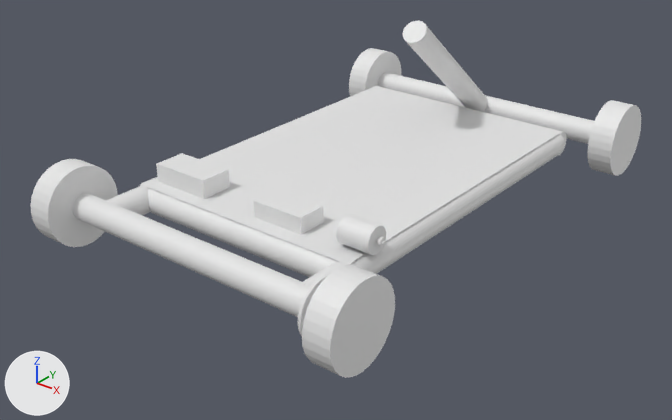
Renders of the Blender file gokart-plan.blend from each side of a commit.
Rendered twice from a 50 mm camera at (1.98, -2.77, 1.43) aimed at (-0.02, -0.26, -0.12). Arrows for +X, +Y and +Z are at lower left; the lights stay in place.
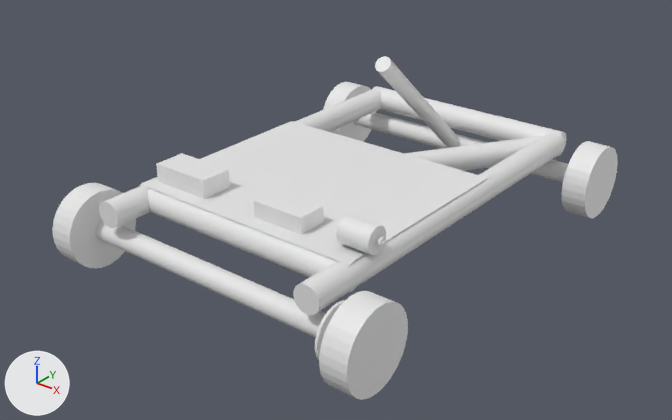
Where the newer file only moved an object's origin or applied its transform, the numbers keep the older frame.

Where the change shows, as pixel boxes (x1, y1, x2, y2) in the pictures (672 x 420 px):
'Plane', reshaped (18% narrower, 19% shorter): before (140, 86, 563, 265); after (140, 121, 487, 265)
'Cylinder.012', moved: before (302, 265, 395, 378); after (319, 291, 408, 400)
'Cylinder.010', moved, rescaled: before (72, 193, 310, 317); after (95, 220, 326, 338)
'Cylinder.005', moved: before (30, 159, 118, 247); after (52, 183, 136, 269)
'Cylinder.011', moved: before (587, 100, 641, 176); after (562, 141, 618, 218)
'Cylinder.007', moved, rescaled: before (378, 72, 595, 144); after (353, 112, 568, 182)
'Cylinder.006', reshaped: before (403, 21, 488, 112); after (375, 56, 459, 148)
'Cylinder.009', moved: before (349, 48, 401, 96); after (323, 82, 376, 142)
'Cylinder.013', moved: before (298, 275, 328, 336); after (315, 300, 345, 360)
'Cylinder.001', unchanged, uncovered by the edit: before (105, 185, 150, 216); after (99, 88, 382, 228)
'Cylinder.002', unchanged, uncovered by the edit: before (558, 132, 566, 156); after (373, 86, 566, 156)
'Cylinder.016', unchanged, uncovered by the edit: after (404, 136, 542, 171)

What the commit changed:
me_cylinder_006 has 64 vertices, 34 faces and spans x -1.0..2.25, y -1.0..1.17, z -0.3..1.0.
me_cylinder_006 is used by ob_cylinder_006; location (0.0, 0.378, 0.393); rotation (-3.176, 0.809, -1.571), in degrees (-182, 46, -90); scale (0.05, 0.05, 0.6).
me_cylinder_006 part 1: the whole mesh is multiplied about its middle by the matrix ((0.658, 0.0, 0.075), (0.0, 0.643, -0.006), (0.0, 0.0, 1.02)), then moved by (4.3, 0.03, -0.15).
me_plane_001 has 4 vertices, 1 face and spans x -0.53..0.5, y -1.25..1.0, z 0.0.
me_plane_001 is used by ob_plane; location (0.01, -0.024, 0.05); scale (0.923, 0.636, 1.0).
Part 2, on me_plane_001:
Vertex 2 of me_plane_001 moves from (-0.53, 1.0, 0.0) at pixel (376, 85) to (-0.53, 0.05, 0.0) at pixel (291, 120).
Vertex 3 of me_plane_001 moves from (0.5, 1.0, 0.0) at pixel (562, 131) to (0.5, 0.05, 0.0) at pixel (487, 177).
Object 'Cylinder.007' (ob_cylinder_007) moves from (0.0, 0.802, 0.0) to (0.0, 0.595, -0.119).
Object 'Cylinder.007' (ob_cylinder_007) is rescaled from (0.05, 0.05, 0.6) to (0.04, 0.04, 0.6).
Object 'Cylinder.009' (ob_cylinder_009) moves from (-0.621, 0.802, 0.0) to (-0.621, 0.595, -0.119).
Object 'Cylinder.010' (ob_cylinder_010) moves from (0.0, -1.0, 0.0) to (0.0, -0.928, -0.119).
Object 'Cylinder.010' (ob_cylinder_010) is rescaled from (0.05, 0.05, 0.6) to (0.04, 0.04, 0.6).
Object 'Cylinder.011' (ob_cylinder_011) moves from (0.621, 0.802, 0.0) to (0.621, 0.595, -0.119).
Object 'Cylinder.012' (ob_cylinder_012) moves from (0.621, -1.0, 0.0) to (0.621, -0.928, -0.119).
Object 'Cylinder.013' (ob_cylinder_013) moves from (0.518, -1.0, 0.0) to (0.518, -0.928, -0.119).
Object 'Cylinder.005' (ob_cylinder_005) moves from (-0.621, -1.0, 0.0) to (-0.621, -0.928, -0.119).
